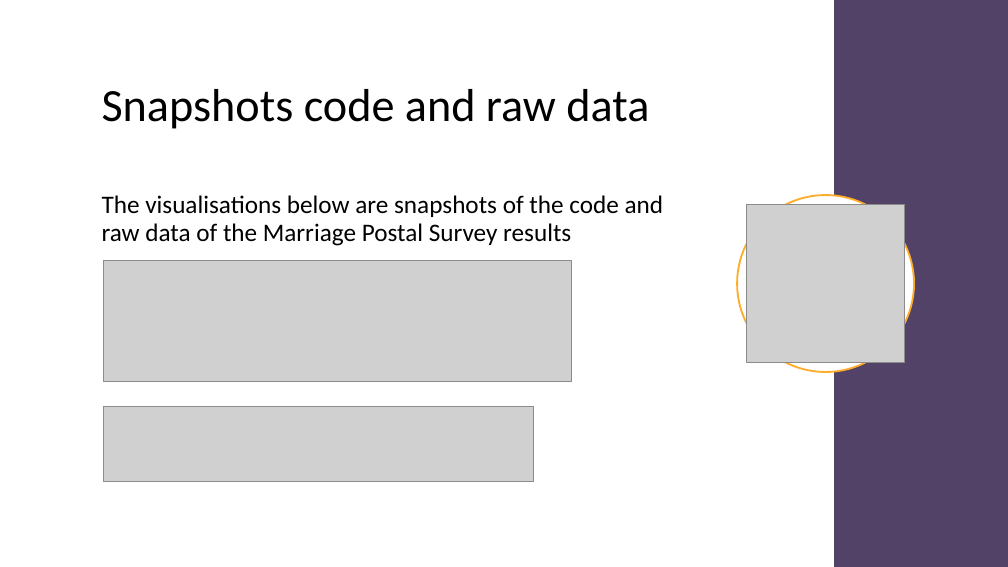
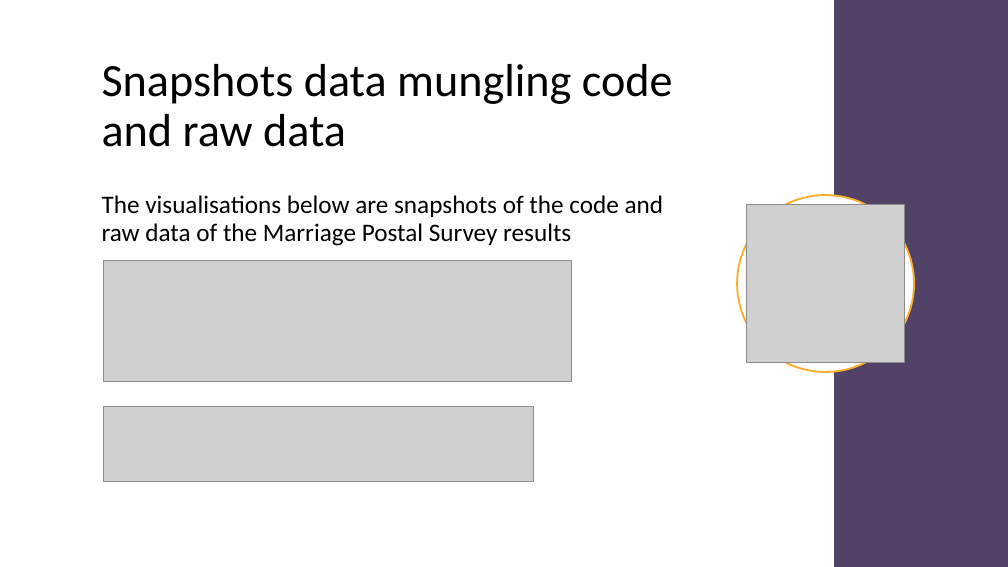
Before and after one commit to dan1ellec/Project-2, a slide deck: slide 7 of Australian Marriage Law Postal Survey 2017.pptx. Drawn at 1008x567 pixels with LibreOffice and Linux fonts; fonts in the diff are those of the drawing; grey boxes stand for pictures. Boxes give left, top, right and bottom in pixels: in the first picture for what was removed or moved away, otherwise in the second. Text is boxed around its words. In the diff, an @@ line names an element or a change of style, - is before the commit and + after.

```diff
--- a/Australian Marriage Law Postal Survey 2017.pptx
+++ b/Australian Marriage Law Postal Survey 2017.pptx
@@ title at (x1=102, y1=64, x2=673, y2=147): text changed @@
-Snapshots code and raw data
+Snapshots data mungling code and raw data
```
Also in this commit, not shown: 6 other slides changed, 2 slides added.
